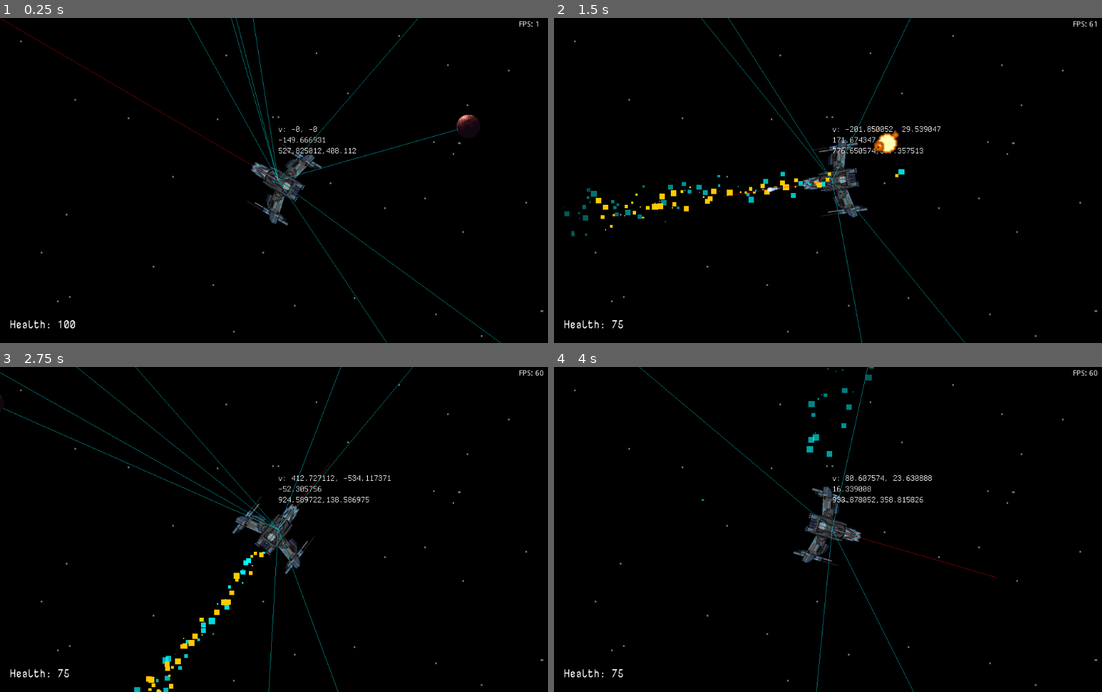
Above: before the commit, frames 1-4 (two rows, left to right).
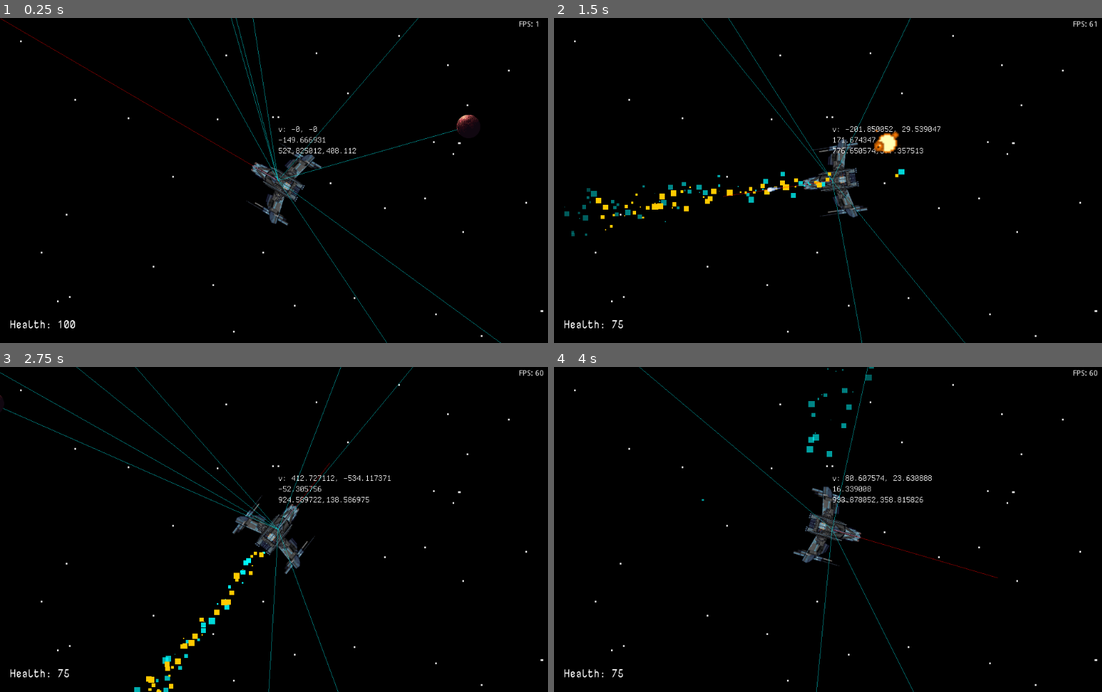
Above: after the commit, the same moments.

Repository: ahluka/godot-projects
Game: Godot game, scene res://Universe.tscn
Same seed, same stepped clock (60 frames per second), same inputs: the game is played once before the commit and once after it. Sound files missing from this copy of the repository are replaced by a short silence.
Inputs (mouse positions are in pixels of both pictures, inside the frame that each line leads up to):
- Up to frame 1 (0.25 s): no input
- Up to frame 2 (1.5 s): tap Enter at 0.5 s; move the mouse to (954, 164) at 0.52 s; hold W (thrust) 0.53-1.28 s; hold Q (boost) 0.53-1.28 s; move the mouse to (718, 196) at 1.27 s; click (718, 196) at 1.35 s
- Up to frame 3 (2.75 s): move the mouse to (334, 458) at 2.02 s; hold W (thrust) from 2.03 s (still down); hold Q (boost) from 2.03 s (still down)
- Up to frame 4 (4 s): move the mouse to (806, 594) at 2.77 s; release Q (boost) at 2.78 s; click (806, 594) at 2.85 s; move the mouse to (997, 578) at 3.52 s; release W (thrust) at 3.53 s; hold Q (boost) from 3.53 s (still down)

The runs differ from the first frame. In frame 1, less than 0.1% of the frame differs, in the area x 3-100%, y 5-99%; in frame 2, less than 0.1%; in frame 3, less than 0.1%; in frame 4, less than 0.1%.

Commit message:
More stuff

Diff:
--- a/the-bridge/Player.gd
+++ b/the-bridge/Player.gd
@@ -1,6 +1,7 @@
 # Player
 #
 # Player controller.
+#
 # Things that need changing / fixing:
 #	* Sfx code is mixed into input handling and other places. Could be moved
 #	  into its own node (i.e. class) to spin up individual AudioStreamPlayers
@@ -29,14 +30,7 @@
 var thrusting = false
 
 
-func prepare_starfield_tex():
-	var tex = $StarfieldLayer/Starfield.texture
-	var res = Vector2(tex.get_width(), tex.get_height())
-	$StarfieldLayer/Starfield.material.set_shader_param("screen_res", res)
-
-
 func _ready():
-#	prepare_starfield_tex()
 	$ThrustStream.volume_db = -10
 	$BoostStream.volume_db = -10
 
--- a/the-bridge/Player.tscn
+++ b/the-bridge/Player.tscn
@@ -15,50 +15,8 @@
 "speed": 5.0
 } ]
 
-[sub_resource type="Gradient" id=4]
+[sub_resource type="Gradient" id=2]
 colors = PoolColorArray( 0, 1, 1, 1, 0, 1, 1, 0.235294 )
-
-[sub_resource type="Shader" id=2]
-code = "shader_type canvas_item;
-
-uniform vec2 scroll_direction = vec2(0,0);
-uniform float speed_scale  = 0.1;
-uniform vec2 screen_res;
-
-float random (vec2 st) {
-    return fract(sin(dot(st.xy, vec2(12.9898,78.233))) * 43758.5453123);
-}
-
-vec4 starfield(in vec4 fragcoord, in float time) {
-	// Current pixel in normalised coords
-	vec2 st = fragcoord.xy / screen_res.xy;
-	st *= 500.0;
-	float rnd = step(random(floor(st)), 0.001);
-	vec2 offset = scroll_direction * time * speed_scale;
-
-	return vec4(vec3(rnd), 1.0);
-}
-
-void fragment() {
-//	vec2 dir = normalize(scroll_direction);
-
-	// This doesn't work. Doesn't draw when dir == 0 and changes erratically
-	// as the vec moves to face the mouse.
-//	vec2 ofs = dir * TIME * speed_scale;
-//	COLOR = texture(TEXTURE, UV + ofs);
-
-	COLOR = texture(TEXTURE, UV);
-	COLOR.a = 0.5;
-}
-
-//	vec2 offset = direction * TIME * speed_scale;
-//	COLOR = texture(TEXTURE, UV + offset);"
-
-[sub_resource type="ShaderMaterial" id=3]
-shader = SubResource( 2 )
-shader_param/scroll_direction = Vector2( 0, 0 )
-shader_param/speed_scale = 0.1
-shader_param/screen_res = null
 
 [sub_resource type="CircleShape2D" id=5]
 radius = 900.0
@@ -129,7 +87,6 @@
 transform = Transform2D( 1, 0, 0, 1, 512, 512 )
 
 [node name="Starfield" type="Sprite" parent="StarfieldLayer"]
-material = SubResource( 3 )
 position = Vector2( 0, 0.598755 )
 texture = ExtResource( 6 )
 
--- /dev/null
+++ b/the-bridge/Ship.gd
@@ -0,0 +1,8 @@
+extends KinematicBody2D
+class_name Ship
+
+# Exports
+
+
+# Members
+var velocity: Vector2
--- a/the-bridge/project.godot
+++ b/the-bridge/project.godot
@@ -8,9 +8,14 @@
 
 config_version=4
 
-_global_script_classes=[  ]
+_global_script_classes=[ {
+"base": "KinematicBody2D",
+"class": "Ship",
+"language": "GDScript",
+"path": "res://Ship.gd"
+} ]
 _global_script_class_icons={
-
+"Ship": ""
 }
 
 [application]
Not shown: 2 places in the-bridge/Player.tscn that only renumber resources
Not shown, added: Psychon.zip
Not shown, added: assets/0x72_DungeonTilesetII_v1.3/0x72_DungeonTilesetII_v1.3.png
Not shown, added: assets/0x72_DungeonTilesetII_v1.3/0x72_DungeonTileset_v1.1_individual_sprites.zip
Not shown, added: assets/0x72_DungeonTilesetII_v1.3/crop.py
Not shown, added: assets/0x72_DungeonTilesetII_v1.3/frames/big_demon_idle_anim_f0.png
Not shown, added: assets/0x72_DungeonTilesetII_v1.3/frames/big_demon_idle_anim_f1.png
Not shown, added: assets/0x72_DungeonTilesetII_v1.3/frames/big_demon_idle_anim_f2.png
Not shown, added: assets/0x72_DungeonTilesetII_v1.3/frames/big_demon_idle_anim_f3.png
Not shown, added: assets/0x72_DungeonTilesetII_v1.3/frames/big_demon_run_anim_f0.png
Not shown, added: assets/0x72_DungeonTilesetII_v1.3/frames/big_demon_run_anim_f1.png
Not shown, added: assets/0x72_DungeonTilesetII_v1.3/frames/big_demon_run_anim_f2.png
(and 189 more such lines)
